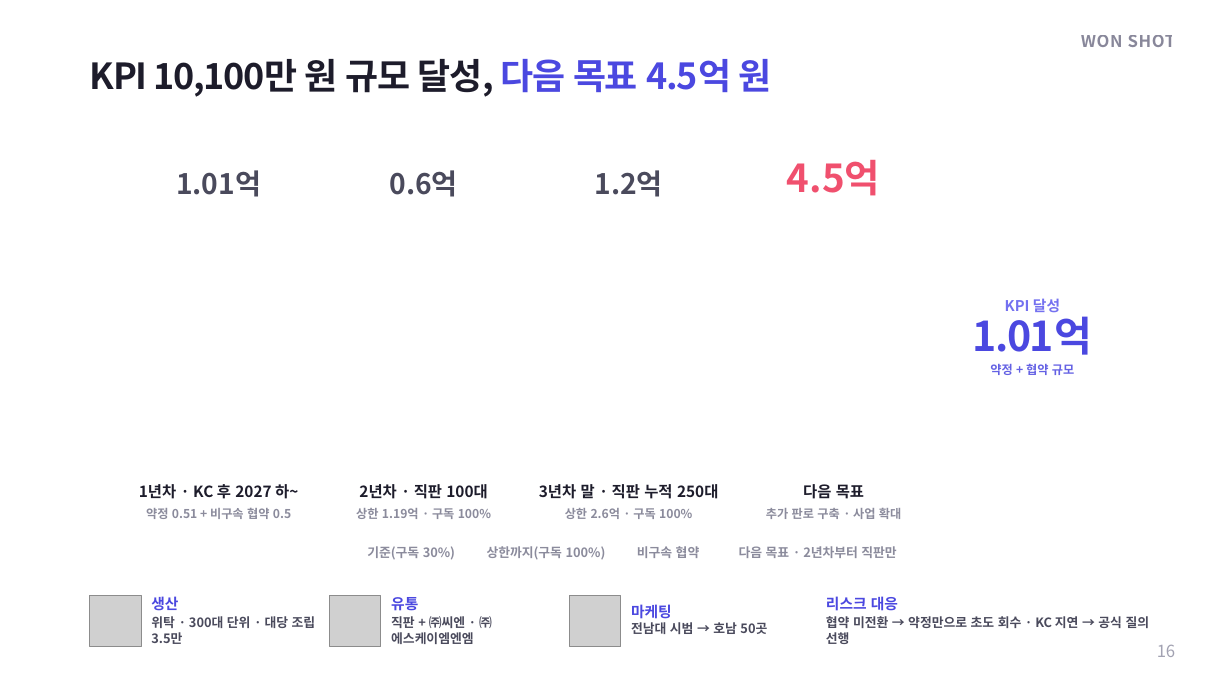
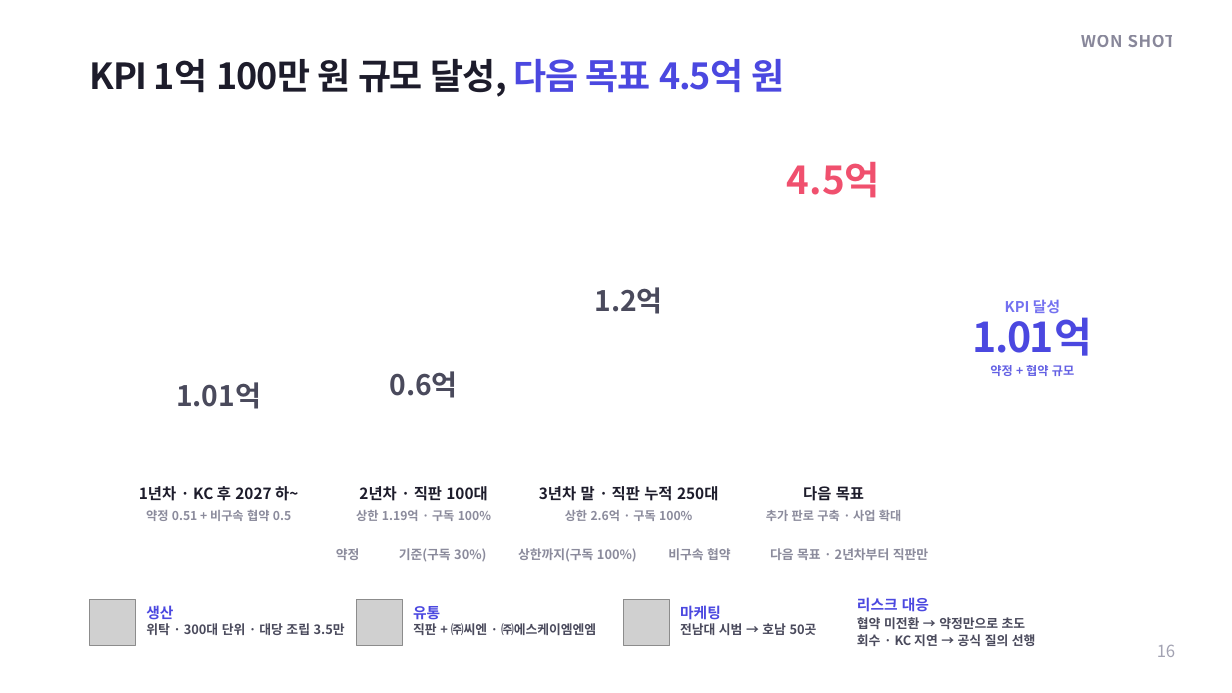
Before and after one commit to yhkwon2004/pet_test, a slide deck: slide 16 of export/INFU-RETRO_IR_WON-SHOT_editable.pptx. Drawn at 1232x693 pixels with LibreOffice and Linux fonts; fonts in the diff are those of the drawing; grey boxes stand for pictures; background and template pictures are left out. Boxes give left, top, right and bottom in pixels: in the first picture for what was removed or moved away, otherwise in the second. Text is boxed around its words. In the diff, an @@ line names an element or a change of style, - is before the commit and + after.

```diff
--- a/export/INFU-RETRO_IR_WON-SHOT_editable.pptx
+++ b/export/INFU-RETRO_IR_WON-SHOT_editable.pptx
@@ text at (90,59,784,97): text changed @@
-KPI 10,100만 원 규모 달성, 다음 목표 4.5억 원
+KPI 1억 100만 원 규모 달성, 다음 목표 4.5억 원
@@ text "1.2억": place and size @@
-text "1.2억" at (594,170,662,197)
+text "1.2억" at (594,287,662,314)
@@ text "1.01억": place and size @@
-text "1.01억" at (176,170,261,197)
+text "1.01억" at (176,382,261,409)
@@ text "0.6억": place and size @@
-text "0.6억" at (389,170,457,197)
+text "0.6억" at (389,371,457,398)
@@ text at (336,548,928,562): text changed @@
-기준(구독 30%) 상한까지(구독 100%) 비구속 협약 다음 목표 · 2년차부터 직판만
+약정 기준(구독 30%) 상한까지(구독 100%) 비구속 협약 다음 목표 · 2년차부터 직판만
@@ text "리스크 대응": place and size @@
-text "리스크 대응" at (826,596,898,611)
+text "리스크 대응" at (857,597,929,612)
@@ picture: place and size @@
-picture at (90,595,141,647)
+picture at (90,600,136,646)
@@ text "생산": place and size @@
-text "생산" at (151,596,178,611)
+text "생산" at (146,605,173,620)
@@ text "위탁 · 300대 단위 · ...": place and size @@
-text "위탁 · 300대 단위 · ..." at (151,616,316,644)
+text "위탁 · 300대 단위 · ..." at (146,623,345,635)
@@ text "위탁 · 300대 단위 · ..." at (146,623,345,635): line spacing 13pt to 1 @@
@@ picture: place and size @@
-picture at (330,595,382,647)
+picture at (357,600,403,646)
@@ text "유통": place and size @@
-text "유통" at (391,597,418,611)
+text "유통" at (413,606,440,620)
@@ text "직판 + ㈜씨엔 · ㈜에스케이엠엔엠" at (413,623,596,635): line spacing 13pt to 1 @@
@@ text "직판 + ㈜씨엔 · ㈜에스케이엠엔엠": place and size @@
-text "직판 + ㈜씨엔 · ㈜에스케이엠엔엠" at (391,616,492,644)
+text "직판 + ㈜씨엔 · ㈜에스케이엠엔엠" at (413,623,596,635)
@@ picture: place and size @@
-picture at (569,595,621,647)
+picture at (624,600,670,646)
@@ text "전남대 시범 → 호남 50곳": place and size @@
-text "전남대 시범 → 호남 50곳" at (631,622,767,634)
+text "전남대 시범 → 호남 50곳" at (680,623,817,635)
@@ text "마케팅": place and size @@
-text "마케팅" at (631,604,672,619)
+text "마케팅" at (680,605,721,620)
@@ text "협약 미전환 → 약정만으로 초도 ..." rewrapped from (826,616,1150,644) to (857,617,1036,646) @@
```
Also in this commit, not shown: 15 other slides changed, 3 other files.
